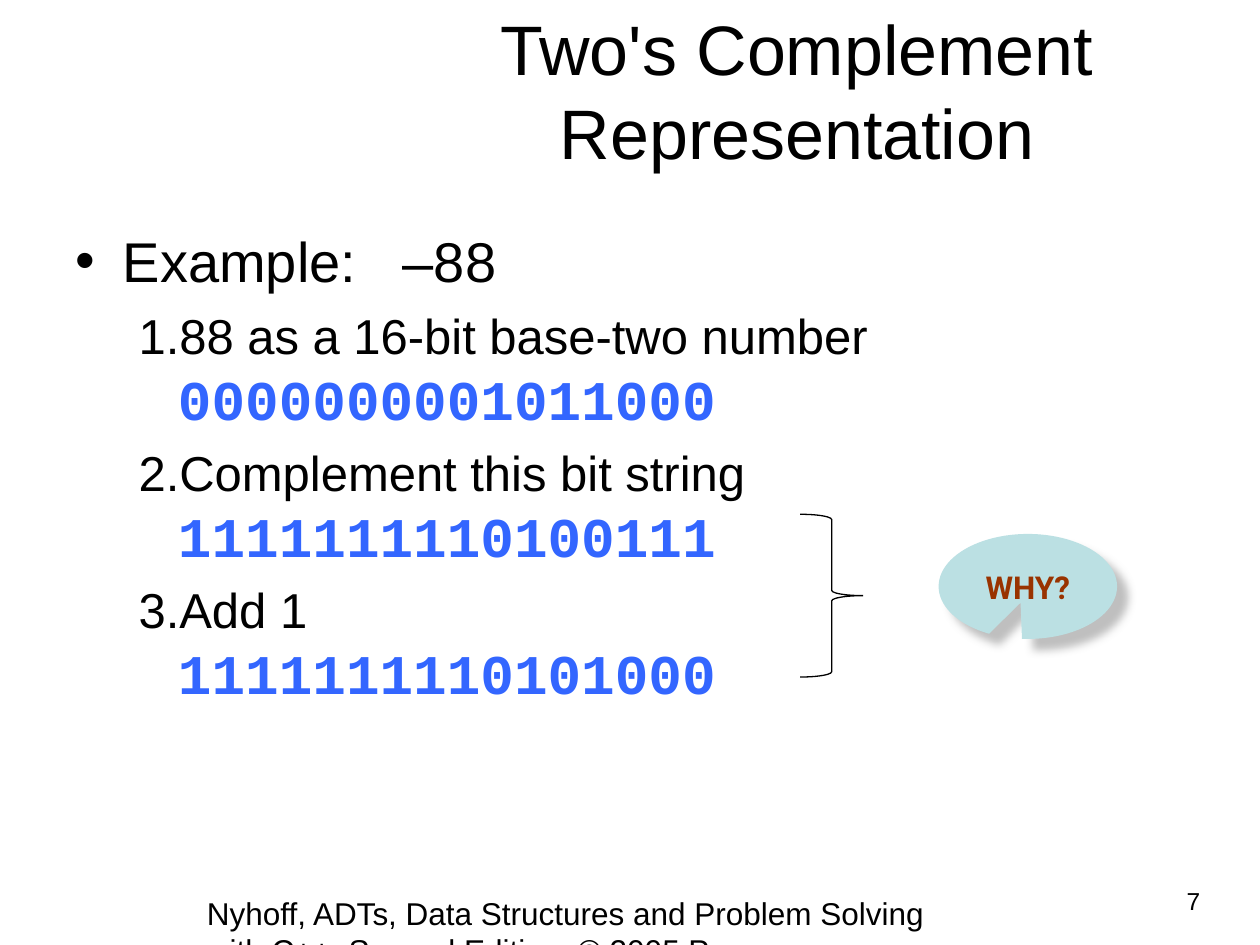
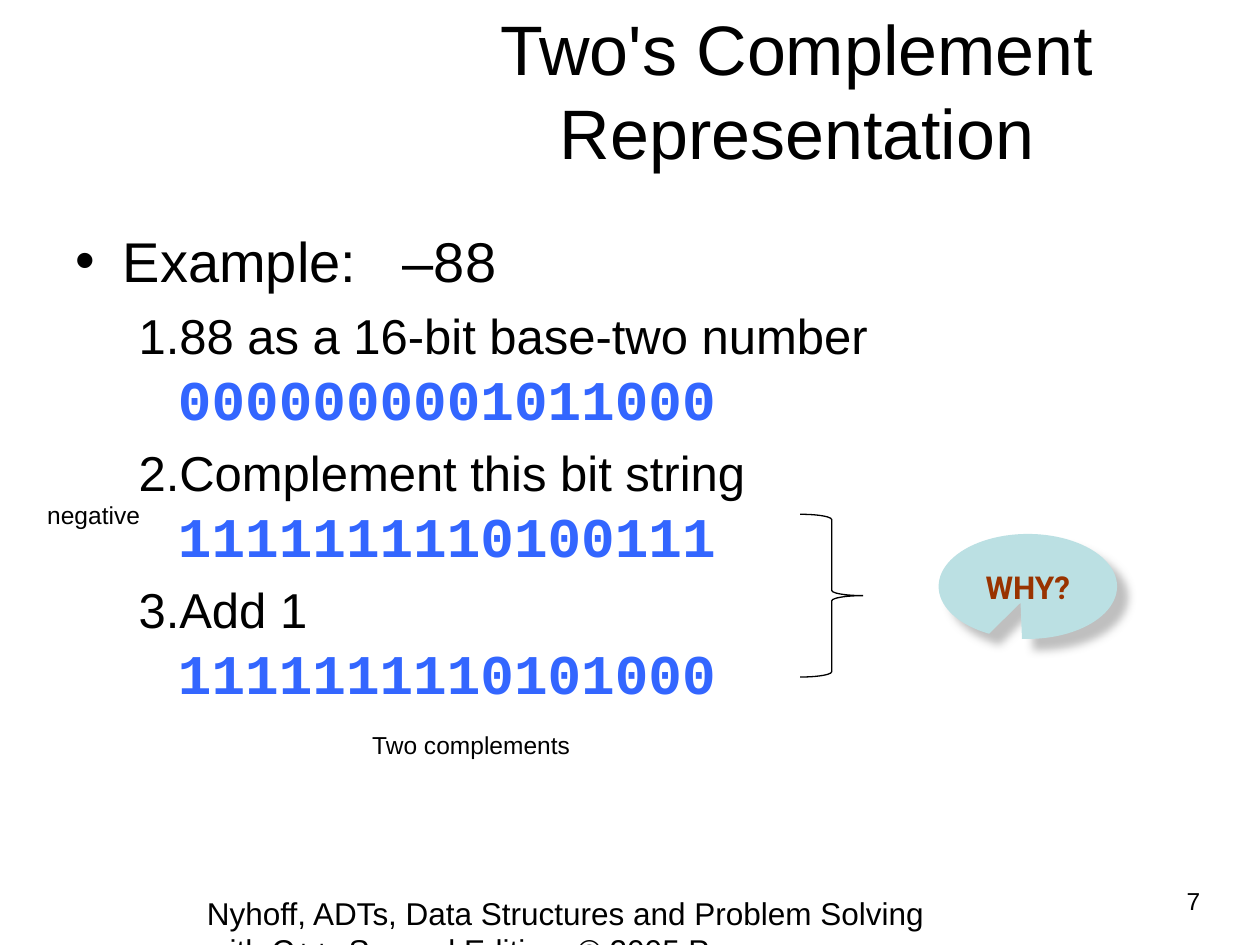
Before and after one commit to JadeQiChan/DSA, a slide deck: slide 7 of Chapter 2 Introduction to ADT.pptx. Drawn at 1260x945 pixels with LibreOffice and Linux fonts; fonts in the diff are those of the drawing; background and template pictures are left out. Boxes give left, top, right and bottom in pixels: in the first picture for what was removed or moved away, otherwise in the second. Text is boxed around its words. In the diff, an @@ line names an element or a change of style, - is before the commit and + after.

```diff
--- a/Chapter 2 Introduction to ADT.pptx
+++ b/Chapter 2 Introduction to ADT.pptx
@@ text added at <box>47,506,140,529</box>, 14 pt, text #000000 @@
+negative
@@ text added at <box>372,736,570,759</box>, 14 pt, text #000000 @@
+Two complements
```
Also in this commit, not shown: 2 other files.
